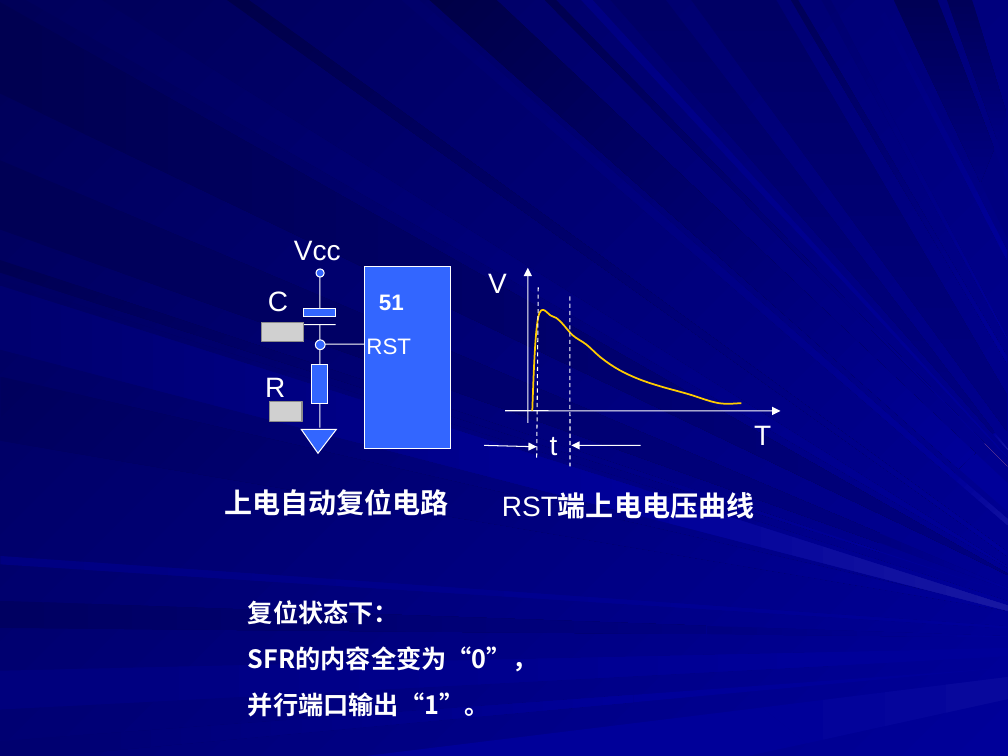
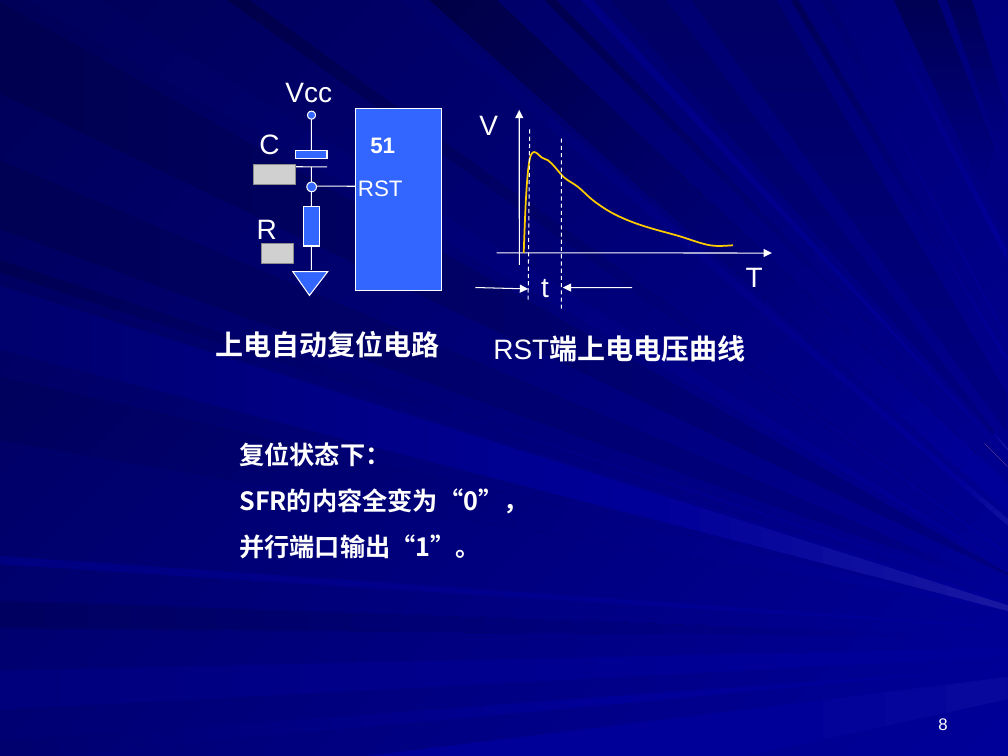
Before and after one commit to rshouc/Microcomputer, a slide deck: slide 8 of PPT/Microcontroller/第2章 51单片机的基本结构.PPT. Drawn at 1008x756 pixels with LibreOffice and Linux fonts; fonts in the diff are those of the drawing; grey boxes stand for pictures. Boxes give left, top, right and bottom in pixels: in the first picture for what was removed or moved away, otherwise in the second. Text is boxed around its words. In the diff, an @@ line names an element or a change of style, - is before the commit and + after.

```diff
--- a/PPT/Microcontroller/第2章 51单片机的基本结构.PPT
+++ b/PPT/Microcontroller/第2章 51单片机的基本结构.PPT
@@ ellipse added at <box>307,111,316,119</box>, fill #3366FF, outline #FFFFFF 0.74 pt @@
@@ line added from (311, 119) to (311, 151), #FFFFFF 0.74 pt @@
@@ 4 texts, 2 rectangles, 1 freeform shape, 1 arrow, 1 line: place and size @@
-4 texts, 2 rectangles, 1 freeform shape, 1 arrow, 1 line at <box>265,240,780,467</box>
+4 texts, 2 rectangles, 1 freeform shape, 1 arrow, 1 line at <box>257,82,772,308</box>
@@ picture: place and size @@
-picture at <box>270,402,302,421</box>
+picture at <box>253,164,295,183</box>
@@ 5 texts, 4 lines, 3 arrows, 1 rectangle, 1 triangle: place and size @@
-5 texts, 4 lines, 3 arrows, 1 rectangle, 1 triangle at <box>224,267,771,717</box>
+5 texts, 4 lines, 3 arrows, 1 rectangle, 1 triangle at <box>215,109,763,559</box>
@@ ellipse: place and size @@
-ellipse at <box>317,269,325,277</box>
+ellipse at <box>306,182,317,193</box>
@@ picture: place and size @@
-picture at <box>262,323,304,342</box>
+picture at <box>261,244,293,263</box>
@@ line moved from (320, 277) - (320, 308) to (311, 246) - (311, 270) @@
@@ ellipse removed at <box>316,340,326,350</box> @@
@@ line removed from (320, 404) to (320, 427) @@
@@ freeform shape at <box>367,708,806,756</box>: outline redrawn @@
@@ page number added at <box>938,718,947,730</box>, 12 pt, text #FFFFFF @@
+8
```
Also in this commit, not shown: 107 other slides changed, 9 other files.
